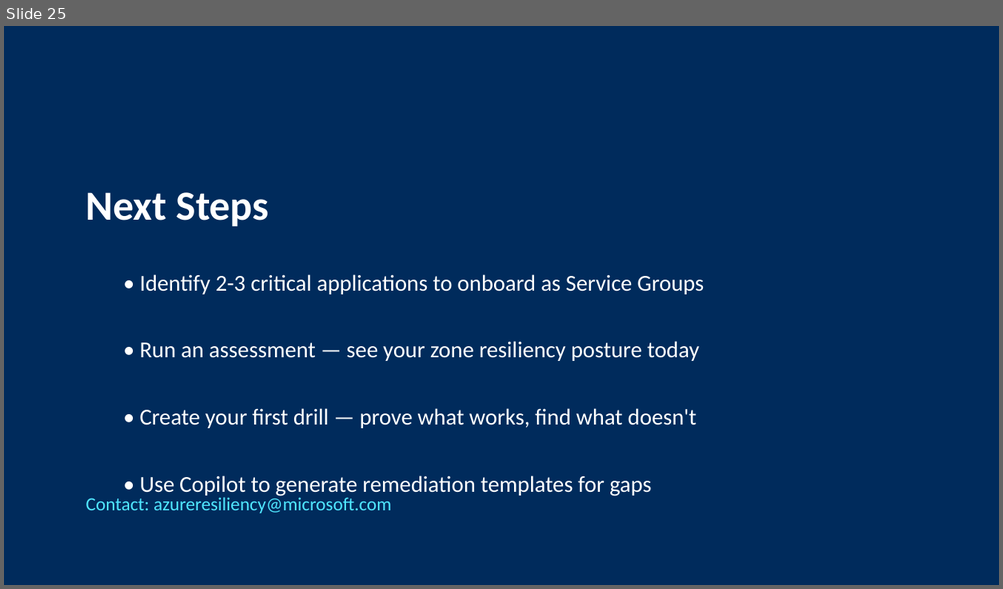
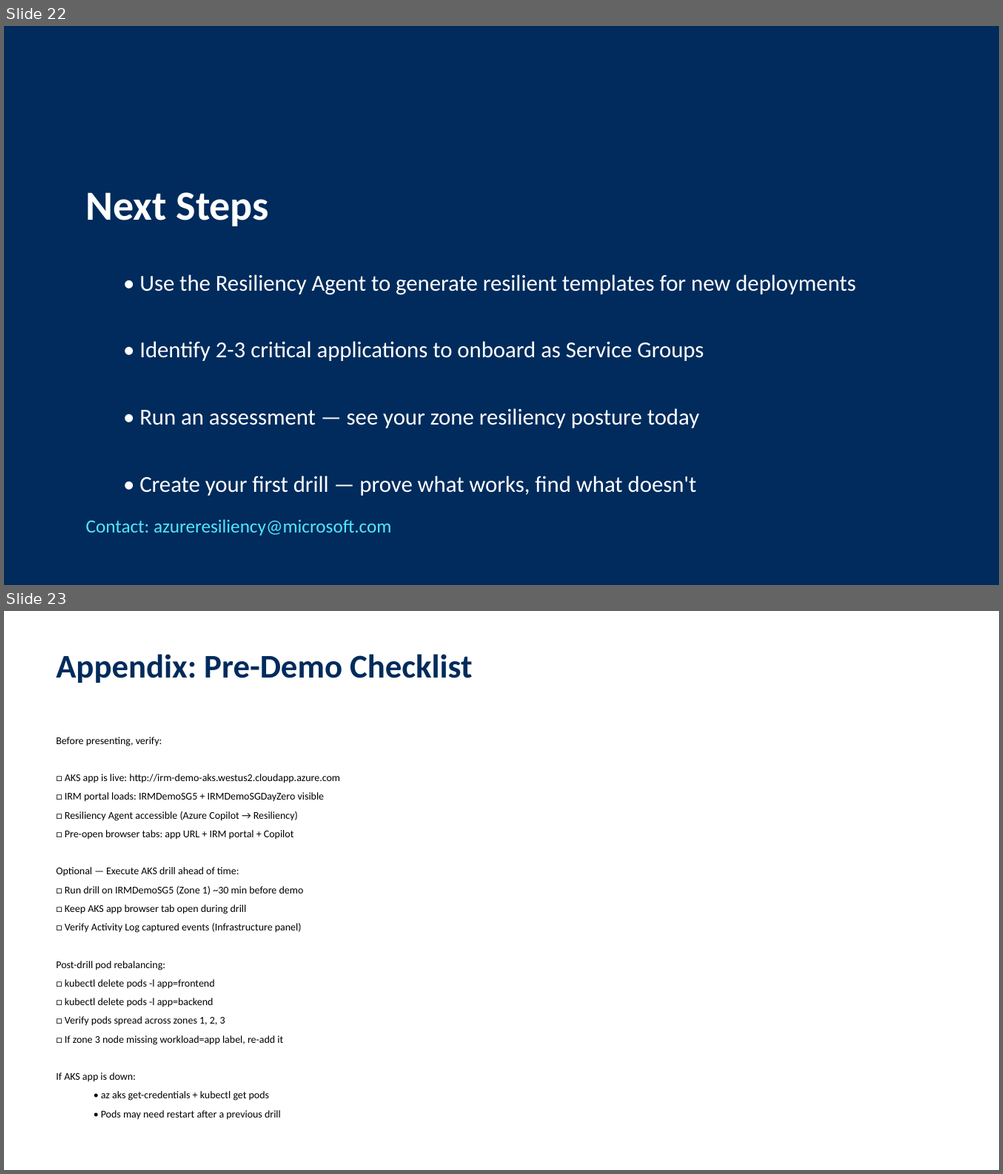
Before and after one commit to adityabalaji-msft/IRMDemoEnvironmentGuide, a slide deck: IRM-Field-Demo-Walking-Deck.pptx. Shown one above the other, each under a label of ours: slide 25 before the commit, slides 22 and 23 after it. The pictures are 1003x589 and 1003x1174 pixels, drawn with LibreOffice and Linux fonts; fonts in the diff are those of the drawing. Boxes give left, top, right and bottom in pixels: in the first picture for what was removed or moved away, otherwise in the second. Text is boxed around its words. In the diff, an @@ line names an element or a change of style, - is before the commit and + after.

Commit message:
Fix Phase 2 wording, drift rediscovery language, PPTX overflow/formatting

```diff
--- a/IRM-Field-Demo-Walking-Deck.pptx
+++ b/IRM-Field-Demo-Walking-Deck.pptx
@@ slide 23 added at bbox=[4, 611, 999, 1170], background #FFFFFF @@
@@ text added at bbox=[56, 654, 472, 683], 32 pt, text #002B5C, bold @@
+Appendix: Pre-Demo Checklist
@@ text added at bbox=[56, 737, 340, 1120], 10 pt, text #000000 @@
+Before presenting, verify:
+□ AKS app is live: http://irm-demo-aks.westus2.cloudapp.azure.com
+□ IRM portal loads: IRMDemoSG5 + IRMDemoSGDayZero visible
+□ Resiliency Agent accessible (Azure Copilot → Resiliency)
+□ Pre-open browser tabs: app URL + IRM portal + Copilot
+Optional — Execute AKS drill ahead of time:
+□ Run drill on IRMDemoSG5 (Zone 1) ~30 min before demo
+□ Keep AKS app browser tab open during drill
+□ Verify Activity Log captured events (Infrastructure panel)
+Post-drill pod rebalancing:
+□ kubectl delete pods -l app=frontend
+□ kubectl delete pods -l app=backend
+□ Verify pods spread across zones 1, 2, 3
+□ If zone 3 node missing workload=app label, re-add it
+If AKS app is down:
+  • az aks get-credentials + kubectl get pods
+  • Pods may need restart after a previous drill
@@ what was slide 25 is now slide 22 @@
@@ slide 22 changed as well @@
@@ text at bbox=[139, 275, 856, 295]: paragraph added @@
+  • Use the Resiliency Agent to generate resilient templates for new deployments
@@ text "Contact: azureresiliency@microsoft.com": place and size @@
-text "Contact: azureresiliency@microsoft.com" at bbox=[86, 495, 391, 514]
+text "Contact: azureresiliency@microsoft.com" at bbox=[86, 520, 391, 536]
@@ text at bbox=[139, 476, 652, 498]: paragraph removed @@
-  • Use Copilot to generate remediation templates for gaps
```
Also in this commit, not shown: 7 other slides changed, 14 other slides added, 18 slides removed, 2 other files.
